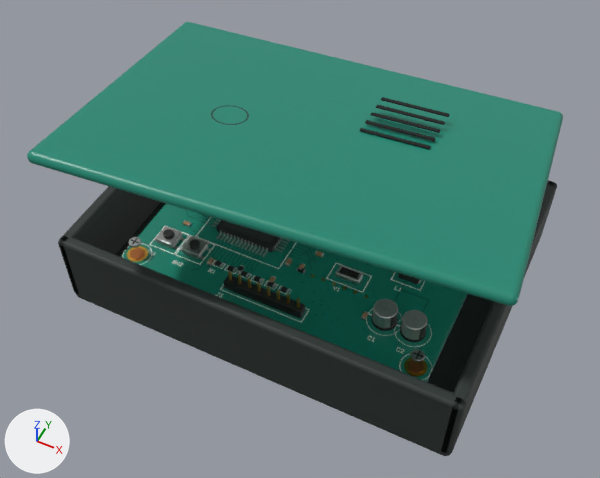
Two versions of the glTF model assets/models/service-electronics.glb, one commit apart.
One viewpoint serves both versions: a 50 mm camera at (5.89, -12.62, 16.7) aimed at (0.02, -0.86, 2.0). The lights are fixed; the arrows at lower left show +X, +Y and +Z. The first picture is the older version. Where no turn or scale is listed for an object, it has been applied to the vertices.

Objects in the first picture: 'board', 'electrolytic', 'electrolytic.001', 'header-8', 'lid', 'qfp-body', 'silk', 'tray' and 25 more.
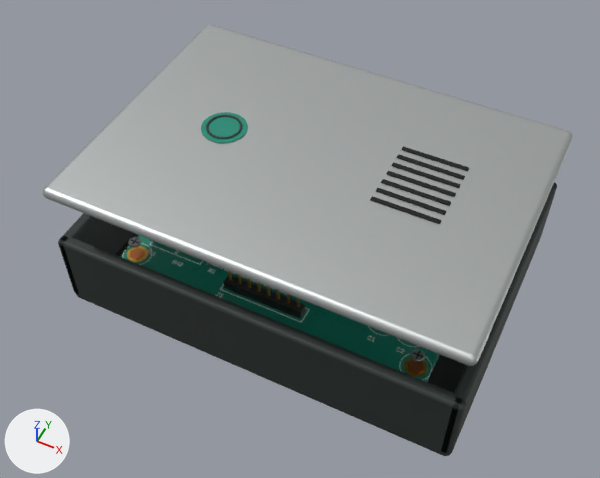
Where the change shows, as pixel boxes [x1, y1, x2, y2] in the pictures (600 x 478 px):
'lid', recoloured, moved, turned: before [27, 22, 563, 306]; after [43, 25, 573, 366]
'board', unchanged, covered by the edit: before [121, 204, 468, 382]; after [121, 235, 440, 382]
'lid-logo', unchanged, uncovered by the edit: before [211, 105, 249, 125]; after [201, 112, 248, 144]

Diff of the bpy script that builds the scene:
```diff
--- a/assets/models/service-electronics.glb.py
+++ b/assets/models/service-electronics.glb.py
@@ me_lid @@
 me_lid.from_pydata(...)  # 268 vertices, 532 faces; spans x -5.0..5.0, y -3.6..3.6, z -0.15..0.15
-me_lid.materials.append(mat_accent)  # cyan #1c8a74
+me_lid.materials.append(mat_alu)  # light grey #c9cdcc
@@ ob_lid @@
 ob_lid.parent = ob_model
-ob_lid.location = (0.0, 0.0, 4.55)
-ob_lid.rotation_euler = (-0.179, 0.0179, 0.0984)  # degrees (-10, 1, 5.6)
+ob_lid.location = (0.0, 0.0, 3.7)
```
